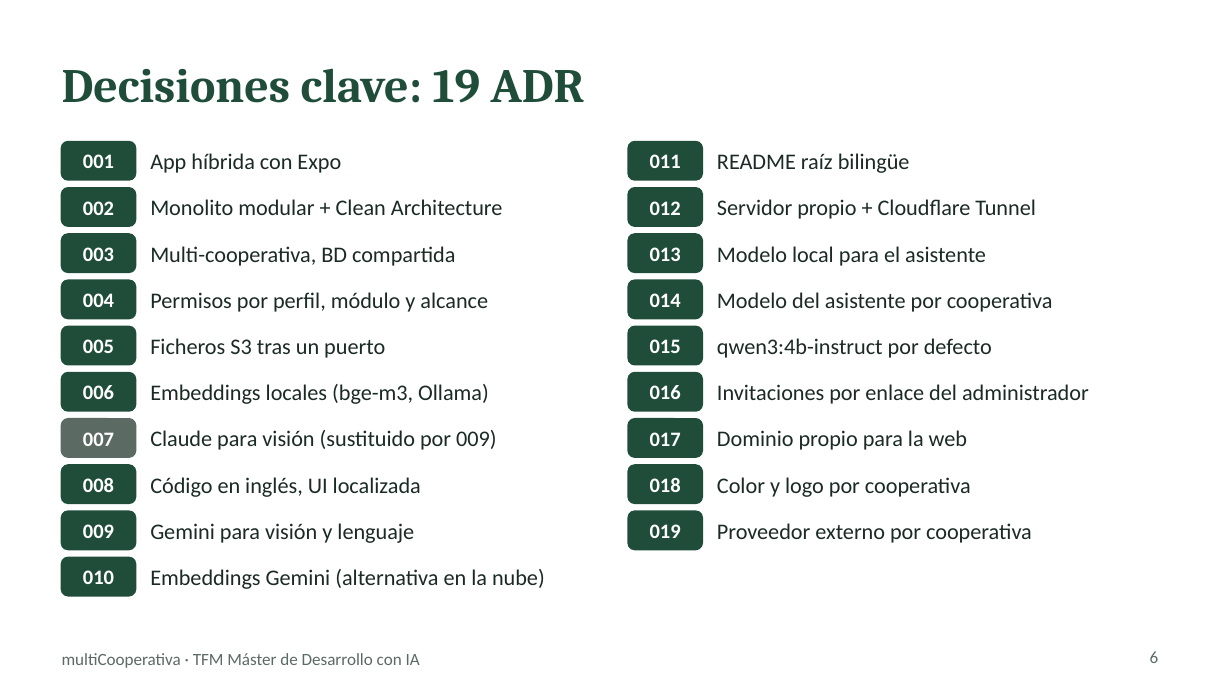
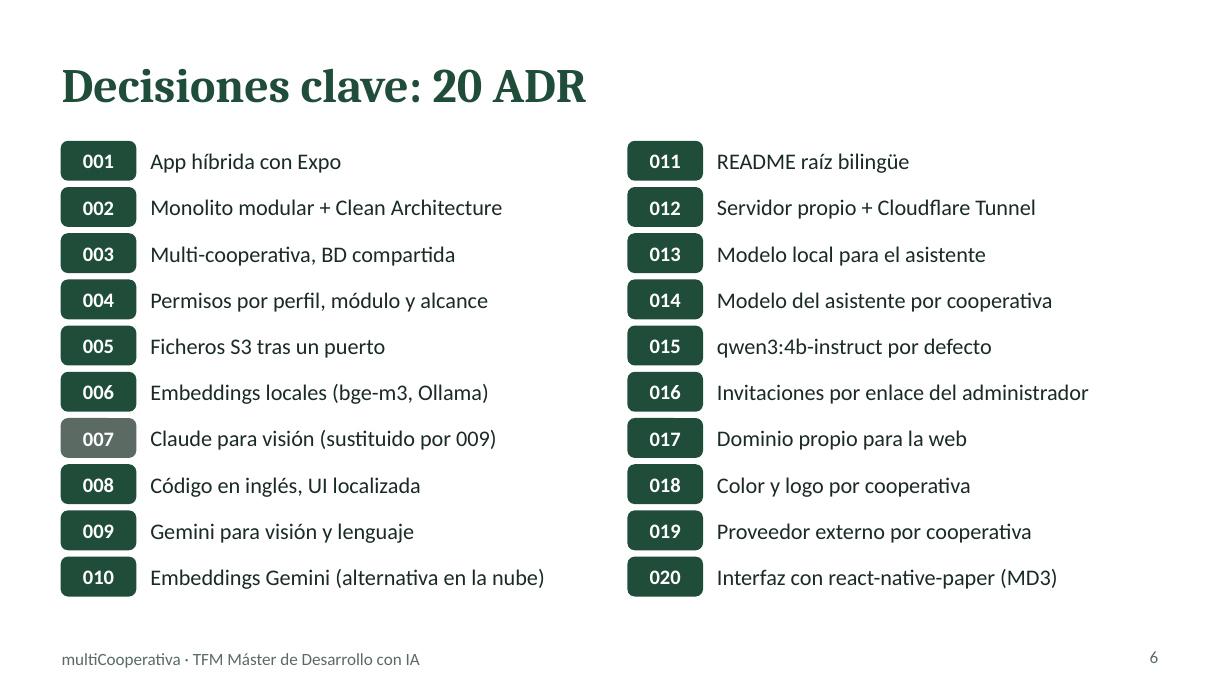
Before and after one commit to chaparro2001/multiCooperativa, a slide deck: slide 6 of docs/slides/multicooperativa-tfm.pptx. Drawn at 1232x693 pixels with LibreOffice and Linux fonts; fonts in the diff are those of the drawing. Boxes give left, top, right and bottom in pixels: in the first picture for what was removed or moved away, otherwise in the second. Text is boxed around its words. In the diff, an @@ line names an element or a change of style, - is before the commit and + after.

```diff
--- a/docs/slides/multicooperativa-tfm.pptx
+++ b/docs/slides/multicooperativa-tfm.pptx
@@ text at [62,68,587,103]: text changed @@
-Decisiones clave: 19 ADR
+Decisiones clave: 20 ADR
@@ rounded rectangle added at [628,558,702,596], fill #1F4D3A, outline #1F4D3A 1 pt @@
@@ text added at [717,569,1057,589], 13 pt, text #1B2B24 @@
+Interfaz con react-native-paper (MD3)
@@ text added at [650,570,681,584], 12 pt, text #FFFFFF, bold @@
+020
```
Also in this commit, not shown: 3 other slides changed, 4 other files.
